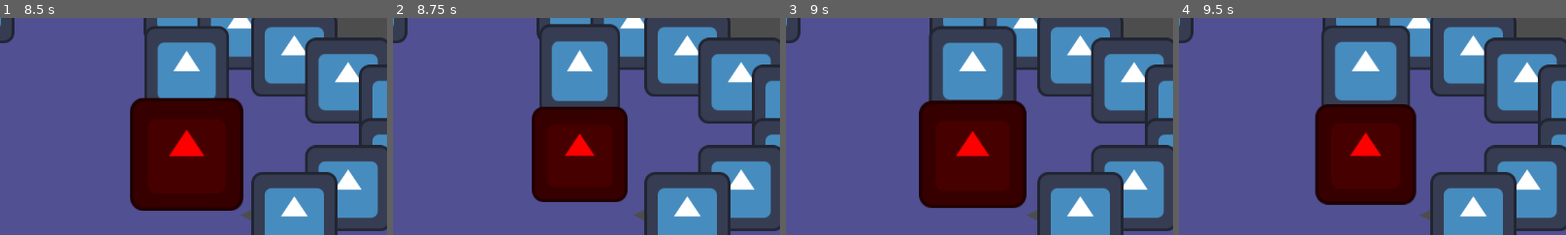
Above: before the commit, frames 1-4 (left to right).
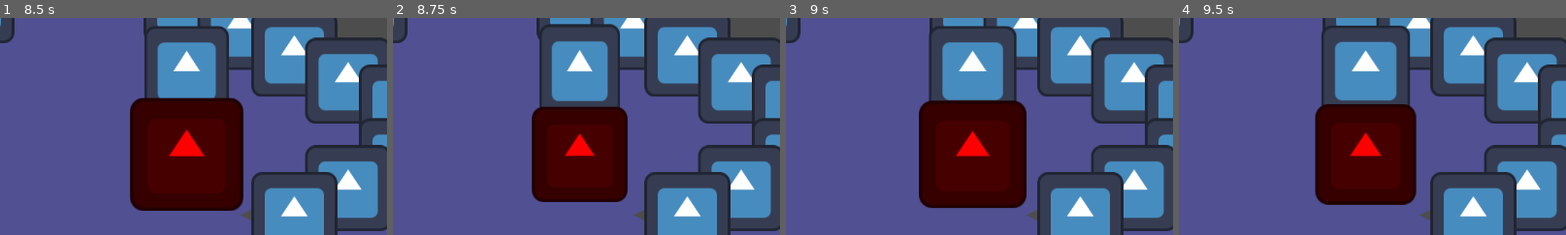
Above: after the commit, the same moments.

Repository: PietPadda/Godot_2D_ARPG
Game: Godot game, scene res://scenes/ui/main_menu.tscn
The game is run twice, just before and just after one commit, with the same random seed, the same clock (stepped at 60 frames per second) and the same inputs. The engine's default icon, where the game draws it, is replaced by a stand-in: a white triangle on a blue panel in a dark square.
Inputs (mouse positions are % of the whole screen's width and height, from its top left):
- Up to frame 1 (8.5 s): click (4, 8) at 0.52 s; type "12" at 0.6 s; click "Host Game" at 1.25 s; tap Enter at 2 s; move the mouse to (45, 70) at 2.02 s; press the mouse at (45, 70) at 2.03 s; move the mouse to (80, 65) at 2.77 s; release the mouse at (80, 65) at 2.78 s; tap E (interact) at 2.85, 5.85 s; click (80, 65) at 3.05 s; move the mouse to (20, 35) at 3.52 s; press the mouse at (20, 35) at 3.53 s; move the mouse to (55, 50) at 4.27 s; release the mouse at (55, 50) at 4.28 s; tap I (toggle_character_sheet) at 4.35, 7.35 s; click (55, 50) at 4.55 s; move the mouse to (68, 5) at 5.02 s; press the mouse at (68, 5) at 5.03 s; move the mouse to (68, 15) at 5.77 s; release the mouse at (68, 15) at 5.78 s; click (68, 15) at 6.05 s; move the mouse to (68, 26) at 6.52 s; press the mouse at (68, 26) at 6.53 s; move the mouse to (68, 36) at 7.27 s; release the mouse at (68, 36) at 7.28 s; click (68, 36) at 7.55 s; move the mouse to (45, 70) at 8.02 s; press the mouse at (45, 70) at 8.03 s
- Up to frame 2 (8.75 s): no input
- Up to frame 3 (9 s): move the mouse to (80, 65) at 8.77 s; release the mouse at (80, 65) at 8.78 s; tap E (interact) at 8.85 s
- Up to frame 4 (9.5 s): click (80, 65) at 9.05 s
The pictures show only the part of the screen within x 26-76%, y 38-88%; the shares and areas given below are measured in that part.

Frames 1-2 are identical in both runs. In frame 3, 0.3% of the frame differs, in the area x 40-60%, y 3-38%; in frame 4, nothing differs.

Commit message:
fix(player): resolve input conflict causing immediate chase state exit

Diff:
--- a/scripts/components/player_input_component.gd
+++ b/scripts/components/player_input_component.gd
@@ -57,6 +57,11 @@
 
 	# If the move action is held down, continuously broadcast the intention to move.
 	if Input.is_action_pressed("move_click"):
-		# Since this is a Node, we ask our parent (the Player, a Node2D)
-		# for the global mouse position.
-		move_to_requested.emit(get_parent().get_global_mouse_position())
+		# Check for a target first, just like in _unhandled_input.
+		var target = targeting_component.get_target_under_mouse()
+		if is_instance_valid(target):
+			# If holding on a target, keep emitting the target request.
+			target_requested.emit(target)
+		else:
+			# If holding on the ground, emit a move request.
+			move_to_requested.emit(get_parent().get_global_mouse_position())
